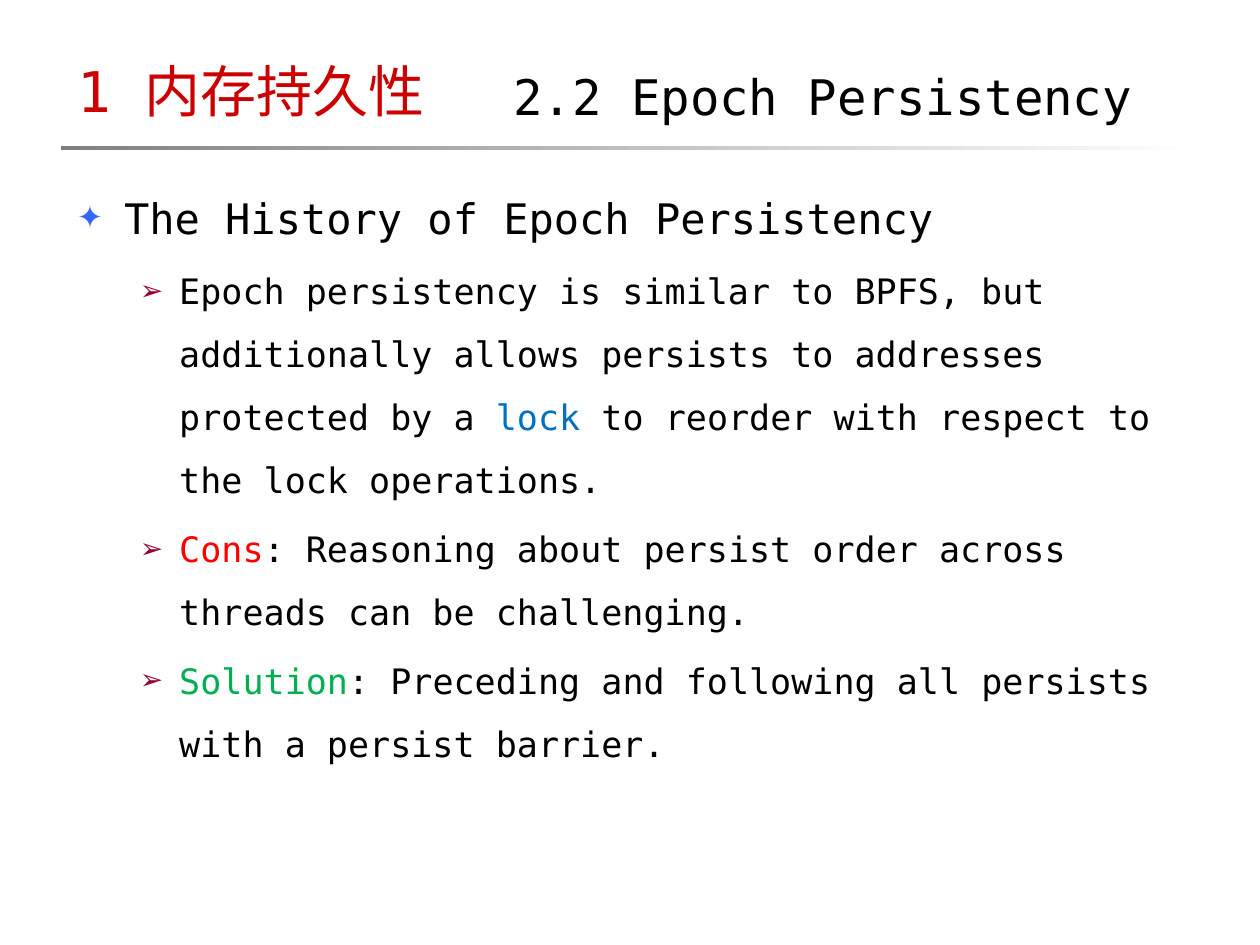
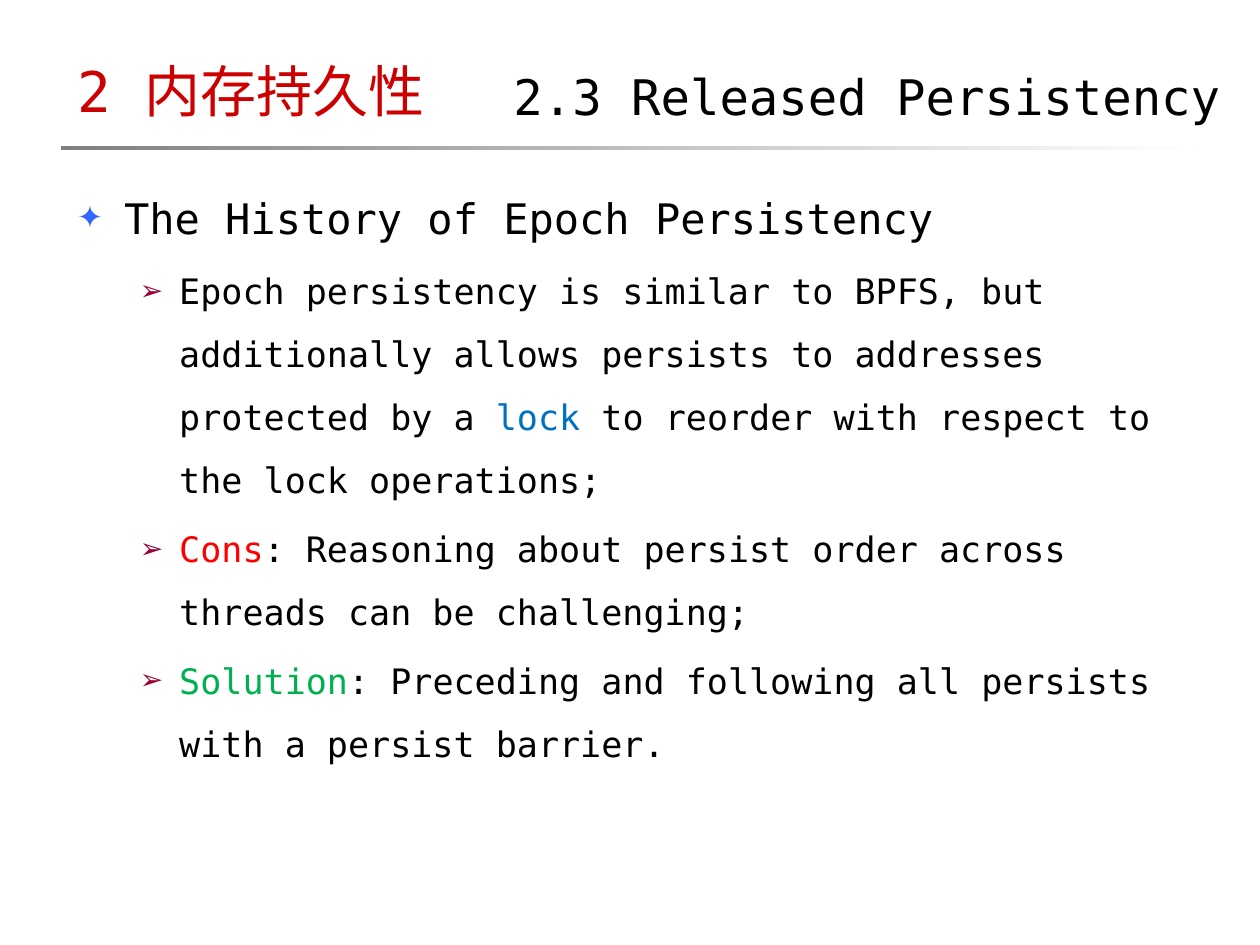
Before and after one commit to maokelong/CSDN-maokelong95, a slide deck: slide 28 of 共享资源/「2018-06-08」Memory Consistency, Memory Persistency.pptx. Drawn at 1260x945 pixels with LibreOffice and Linux fonts; fonts in the diff are those of the drawing; background and template pictures are left out. Boxes give left, top, right and bottom in pixels: in the first picture for what was removed or moved away, otherwise in the second. Text is boxed around its words. In the diff, an @@ line names an element or a change of style, - is before the commit and + after.

Commit message:
更新：内存模型系列（下）
PPT 替换成新版式

```diff
--- a/共享资源/「2018-06-08」Memory Consistency, Memory Persistency.pptx
+++ b/共享资源/「2018-06-08」Memory Consistency, Memory Persistency.pptx
@@ title at (x1=77, y1=65, x2=425, y2=117): text changed @@
-1 内存持久性
+2 内存持久性
@@ text at (x1=513, y1=77, x2=1220, y2=126): text changed @@
-2.2 Epoch Persistency
+2.3 Released Persistency
@@ text at (x1=179, y1=277, x2=1150, y2=633): text changed @@
-  ➢ Epoch persistency is similar to BPFS, but additionally allows persists to addresses protected by a lock to reorder with respect to the lock operations.
-  ➢ Cons: Reasoning about persist order across threads can be challenging.
+  ➢ Epoch persistency is similar to BPFS, but additionally allows persists to addresses protected by a lock to reorder with respect to the lock operations;
+  ➢ Cons: Reasoning about persist order across threads can be challenging;
```
Also in this commit, not shown: 10 other slides changed, 1 other file.
